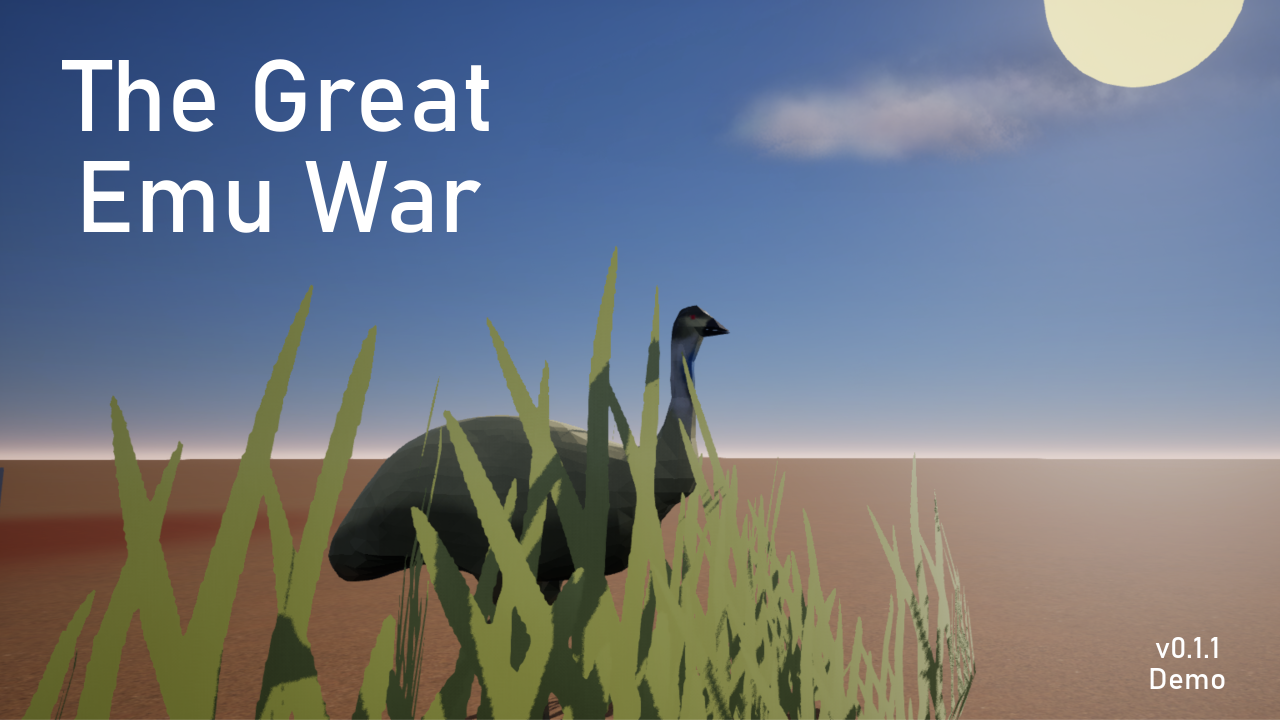
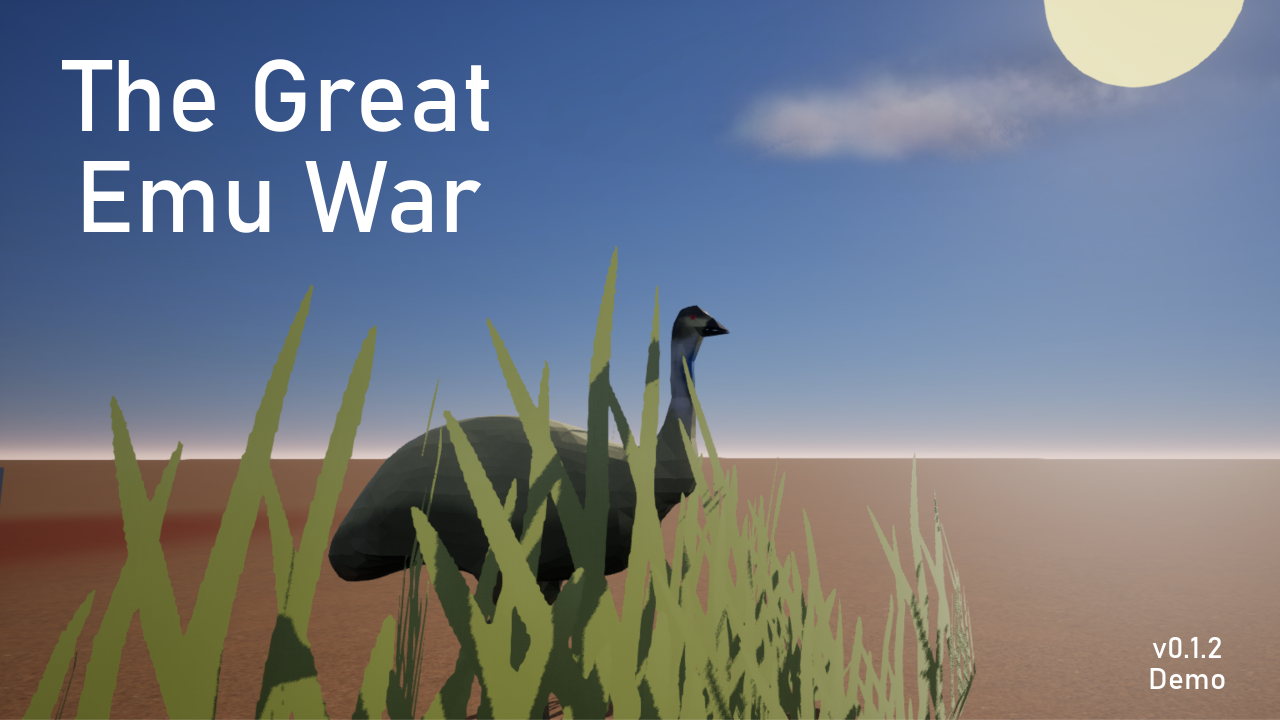
Layers edited between the first and the second 1280 × 720 image:
renamed "v0.1.1 ..." to "v0.1.2 ...", painted on it over [1152, 637, 1221, 658]